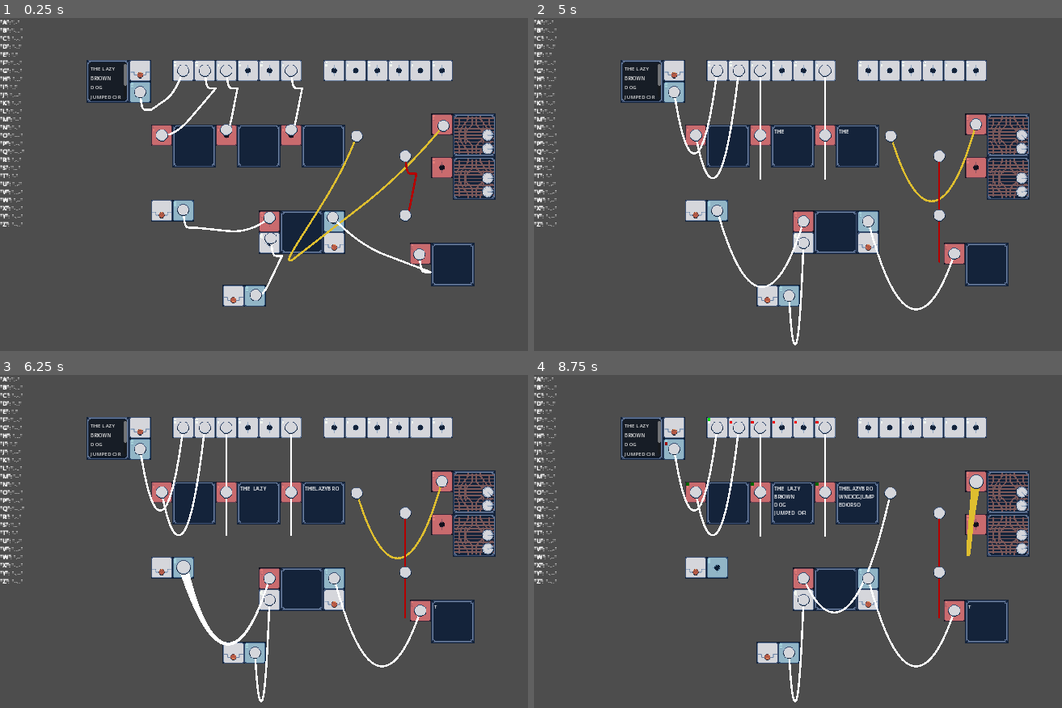
Above: before the commit, frames 1-4 (two rows, left to right).
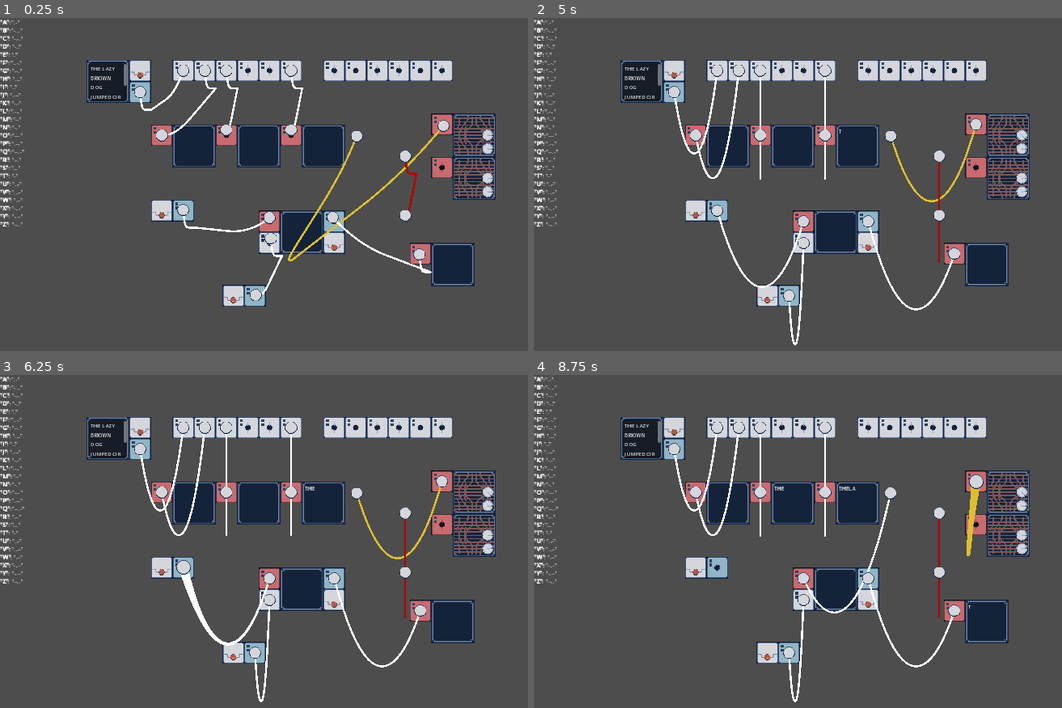
Above: after the commit, the same moments.

Repository: Smitner-Studio/operator-game
Game: Godot game, scene res://Main.tscn
The game is run twice, just before and just after one commit, with the same random seed, the same clock (stepped at 60 frames per second) and the same inputs.
Inputs (mouse positions are in pixels of both pictures, inside the frame that each line leads up to):
- Up to frame 1 (0.25 s): no input
- Up to frame 2 (5 s): tap Enter (ui_accept) at 0.5, 0.77, 1.52, 2, 2.75, 3.02, 3.5, 3.77, 4.25, 4.52 s; move the mouse to (1019, 147) at 0.52 s; hold Space (click) 0.53-1.28 s; click (1019, 147) at 0.67 s; move the mouse to (1019, 134) at 1.27 s; tap Mouse wheel down (scroll_down) at 1.35, 3.6 s; click (1019, 134) at 1.42 s; move the mouse to (1019, 191) at 2.02 s; tap Mouse wheel up (scroll_up) at 2.1, 4.35 s; click (1019, 191) at 2.17 s; move the mouse to (1019, 177) at 2.77 s; tap Space (click) at 2.85 s; click (1019, 177) at 2.92 s; move the mouse to (697, 211) at 3.52 s; click (697, 211) at 3.67 s; move the mouse to (676, 71) at 4.27 s; click (676, 71) at 4.42 s
- Up to frame 3 (6.25 s): move the mouse to (332, 601) at 5.02 s; hold Space (click) 5.03-5.78 s; click (332, 601) at 5.17 s; move the mouse to (184, 568) at 5.77 s; tap Mouse wheel down (scroll_down) at 5.85 s; click (184, 568) at 5.92 s; tap Enter (ui_accept) at 6.02 s
- Up to frame 4 (8.75 s): move the mouse to (803, 578) at 6.52 s; tap Mouse wheel up (scroll_up) at 6.6 s; click (803, 578) at 6.67 s; tap Enter (ui_accept) at 6.77, 7.52 s; move the mouse to (893, 491) at 7.27 s; tap Space (click) at 7.35 s; click (893, 491) at 7.42 s; move the mouse to (977, 481) at 8.02 s; tap Mouse wheel down (scroll_down) at 8.1 s; click (977, 481) at 8.17 s

The runs differ from the first frame. In frame 1, 0.3% of the frame differs, in the area x 24-83%, y 12-84%; in frame 2, 0.3%; in frame 3, 0.4%; in frame 4, 0.6%.

Commit message:
LED tweak

Diff:
--- /dev/null
+++ b/LED.tscn
@@ -0,0 +1,11 @@
+[gd_scene load_steps=3 format=3 uid="uid://65pfvqouoaso"]
+
+[ext_resource type="Texture2D" uid="uid://i63ua1pblvqg" path="res://sprites/led.png" id="1_3kea0"]
+[ext_resource type="Script" path="res://scripts/PulseLight.gd" id="2_vw1om"]
+
+[node name="IncomingLED" type="Sprite2D"]
+modulate = Color(0.196078, 0.278431, 0.407843, 1)
+texture = ExtResource("1_3kea0")
+script = ExtResource("2_vw1om")
+signal_name = "received_pulse"
+color = Color(0, 1, 0, 1)
--- a/Socket.tscn
+++ b/Socket.tscn
@@ -1,9 +1,8 @@
-[gd_scene load_steps=6 format=3 uid="uid://bwy6ncbvsjk5a"]
+[gd_scene load_steps=5 format=3 uid="uid://bwy6ncbvsjk5a"]
 
 [ext_resource type="Texture2D" uid="uid://ofqqo7oocvve" path="res://sprites/socket.png" id="2_tdpoy"]
 [ext_resource type="Script" path="res://sprites/Socket.gd" id="2_vpr58"]
-[ext_resource type="Texture2D" uid="uid://i63ua1pblvqg" path="res://sprites/led.png" id="4_m3elu"]
-[ext_resource type="Script" path="res://scripts/PulseLight.gd" id="5_vn6ya"]
+[ext_resource type="PackedScene" uid="uid://65pfvqouoaso" path="res://LED.tscn" id="3_lw53d"]
 
 [sub_resource type="CircleShape2D" id="CircleShape2D_mo0gm"]
 radius = 30.0
@@ -17,18 +16,12 @@
 [node name="CollisionShape2D" type="CollisionShape2D" parent="."]
 shape = SubResource("CircleShape2D_mo0gm")
 
-[node name="IncomingLED" type="Sprite2D" parent="." node_paths=PackedStringArray("socket")]
-position = Vector2(-24, -24)
-texture = ExtResource("4_m3elu")
-script = ExtResource("5_vn6ya")
+[node name="IncomingLED" parent="." node_paths=PackedStringArray("socket") instance=ExtResource("3_lw53d")]
+position = Vector2(-20, -20)
 socket = NodePath("..")
-signal_name = "received_pulse"
-color = Color(0, 1, 0, 1)
 
-[node name="OutgoingLED" type="Sprite2D" parent="." node_paths=PackedStringArray("socket")]
-position = Vector2(-24, -16)
-texture = ExtResource("4_m3elu")
-script = ExtResource("5_vn6ya")
+[node name="OutgoingLED" parent="." node_paths=PackedStringArray("socket") instance=ExtResource("3_lw53d")]
+position = Vector2(-20, -8)
 socket = NodePath("..")
 signal_name = "pulse"
 color = Color(1, 0, 0, 1)
--- a/scripts/MorseCodeSystem.gd
+++ b/scripts/MorseCodeSystem.gd
@@ -23,7 +23,7 @@
 static var inv_morse_code = MorseCodeSystem.invert_dictionary(morse_code)
 
 # Duration of a short and long pulse (dot and dash)
-static var short_pulse_duration = 0.01
+static var short_pulse_duration = 0.05
 static var long_pulse_duration = short_pulse_duration * 3
 
 static var letter_pause_duration = long_pulse_duration * 1.5
--- a/scripts/PulseLight.gd
+++ b/scripts/PulseLight.gd
@@ -4,7 +4,8 @@
 @export var signal_name: String
 
 @export var color: Color
-@export var flash_duration: float = 0.2
+
+@onready var default_modulate_color = modulate
 
 func _ready():
 	socket.connect(signal_name, flash)
@@ -12,4 +13,4 @@
 func flash(len: float):
 	modulate = color
 	await get_tree().create_timer(len).timeout
-	modulate = Color.WHITE
+	modulate = default_modulate_color
--- a/sprites/Socket.gd
+++ b/sprites/Socket.gd
@@ -7,6 +7,8 @@
 	Send, Receive, Both
 }
 @export var primary_signal_direction: SignalDirection = SignalDirection.Both
+@onready var sprite := $Sprite2D
+
 
 signal received_pulse
 signal pulse
@@ -14,9 +16,9 @@
 func _ready():
 	match primary_signal_direction:
 		SignalDirection.Send:
-			modulate = Color.LIGHT_BLUE
+			sprite.modulate = Color.LIGHT_BLUE
 		SignalDirection.Receive:
-			modulate = Color.LIGHT_CORAL
+			sprite.modulate = Color.LIGHT_CORAL
 		SignalDirection.Both:
 			pass
 
